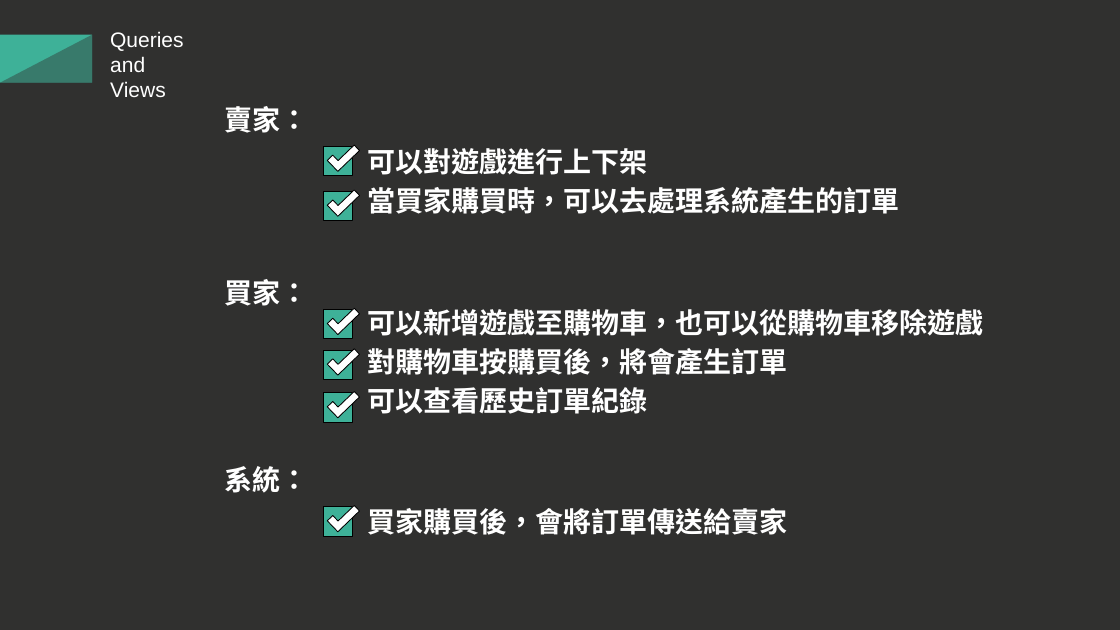
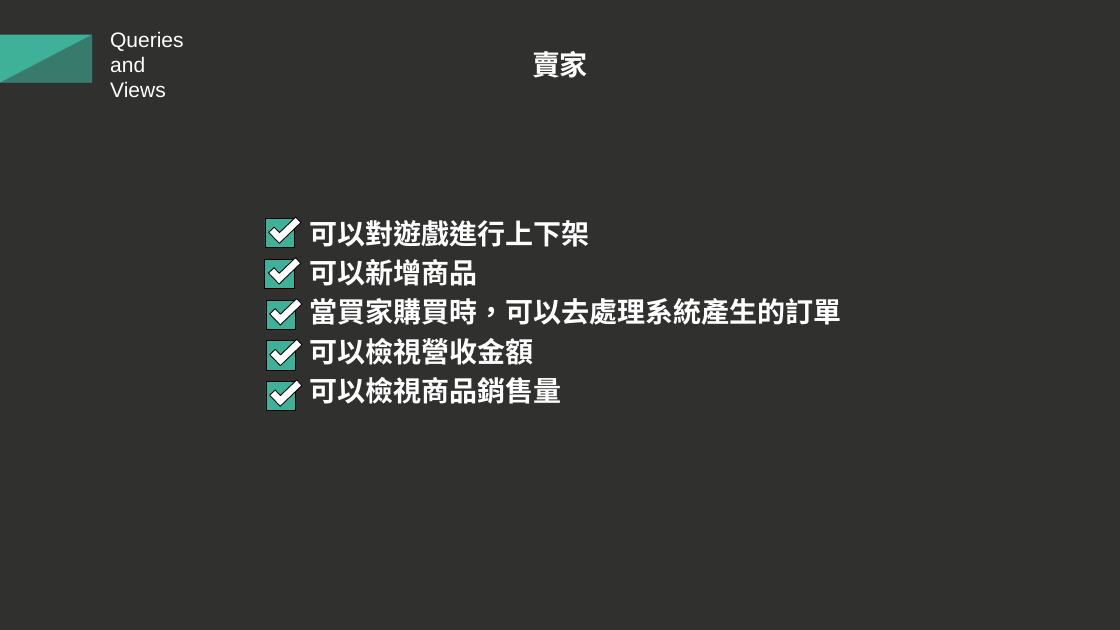
Before and after one commit to 13urgerKing/109-1DBMS, a slide deck: slide 14 of 109-1資料庫系統報告.pptx (slide 15 before the commit). Drawn at 1120x630 pixels with LibreOffice and Linux fonts; fonts in the diff are those of the drawing. Boxes give left, top, right and bottom in pixels: in the first picture for what was removed or moved away, otherwise in the second. Text is boxed around its words. In the diff, an @@ line names an element or a change of style, - is before the commit and + after.

```diff
--- a/109-1資料庫系統報告.pptx
+++ b/109-1資料庫系統報告.pptx
@@ text at <box>532,51,588,78</box>: text changed @@
-賣家：
+賣家
@@ rectangle: place and size @@
-rectangle at <box>323,146,353,176</box>
+rectangle at <box>266,218,295,248</box>
@@ 2 corners, 1 rectangle: place and size @@
-2 corners, 1 rectangle at <box>323,140,360,221</box>
+2 corners, 1 rectangle at <box>265,212,301,289</box>
@@ text "可以對遊戲進行上下架": place and size @@
-text "可以對遊戲進行上下架" at <box>368,148,900,214</box>
+text "可以對遊戲進行上下架" at <box>309,220,841,404</box>
@@ text at <box>309,259,477,286</box>: paragraph added @@
+可以新增商品
@@ text removed at <box>224,279,308,306</box> @@
-買家：
@@ text removed at <box>368,309,984,414</box> @@
-可以新增遊戲至購物車，也可以從購物車移除遊戲
-對購物車按購買後，將會產生訂單
-可以查看歷史訂單紀錄
@@ text at <box>309,338,561,404</box>: paragraphs added @@
+可以檢視營收金額
+可以檢視商品銷售量
@@ 3 rectangles: place and size @@
-3 rectangles at <box>323,310,353,423</box>
+3 rectangles at <box>266,300,296,411</box>
@@ 3 corners: place and size @@
-3 corners at <box>328,303,360,418</box>
+3 corners at <box>270,293,303,407</box>
@@ text removed at <box>224,466,308,493</box> @@
-系統：
@@ rectangle removed at <box>323,507,353,536</box> @@
@@ corner removed at <box>328,500,360,532</box> @@
@@ text removed at <box>368,508,788,535</box> @@
-買家購買後，會將訂單傳送給賣家
```
Also in this commit, not shown: 8 other slides changed, 2 slides added, 1 slide removed, 6 other files.
